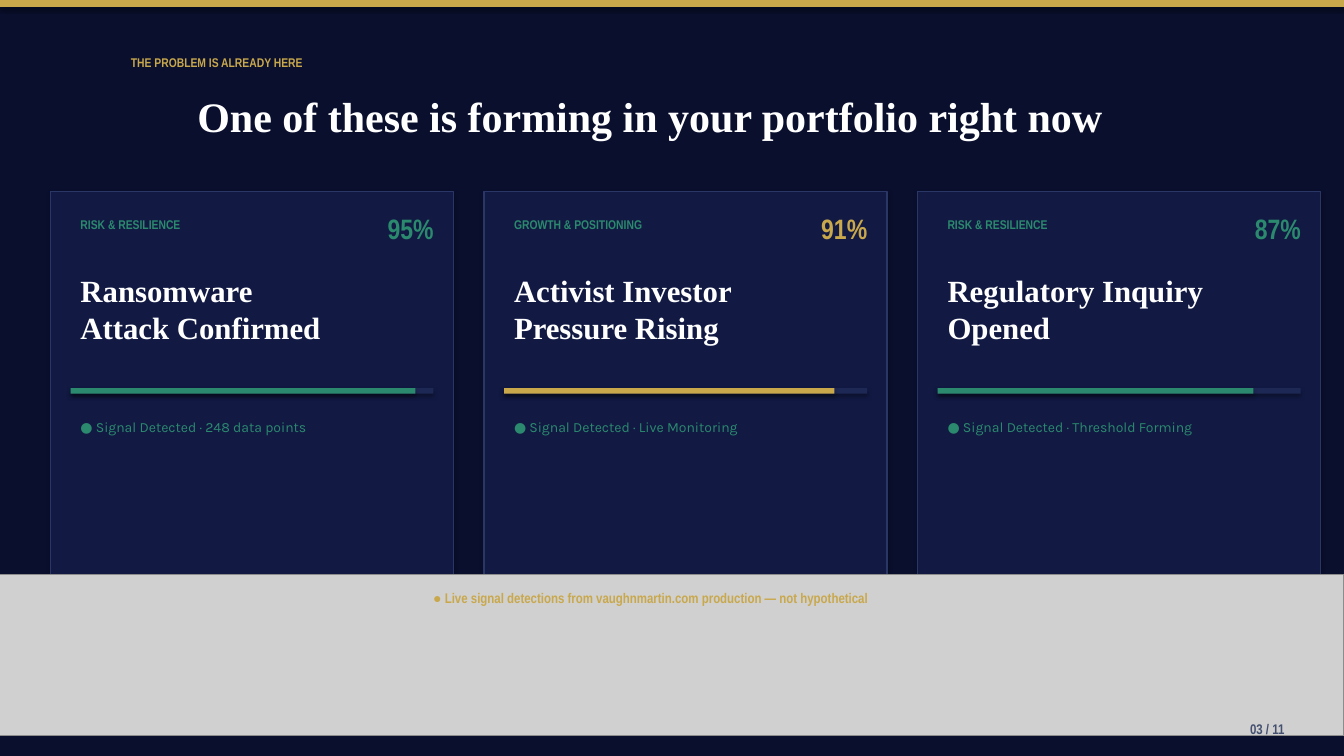
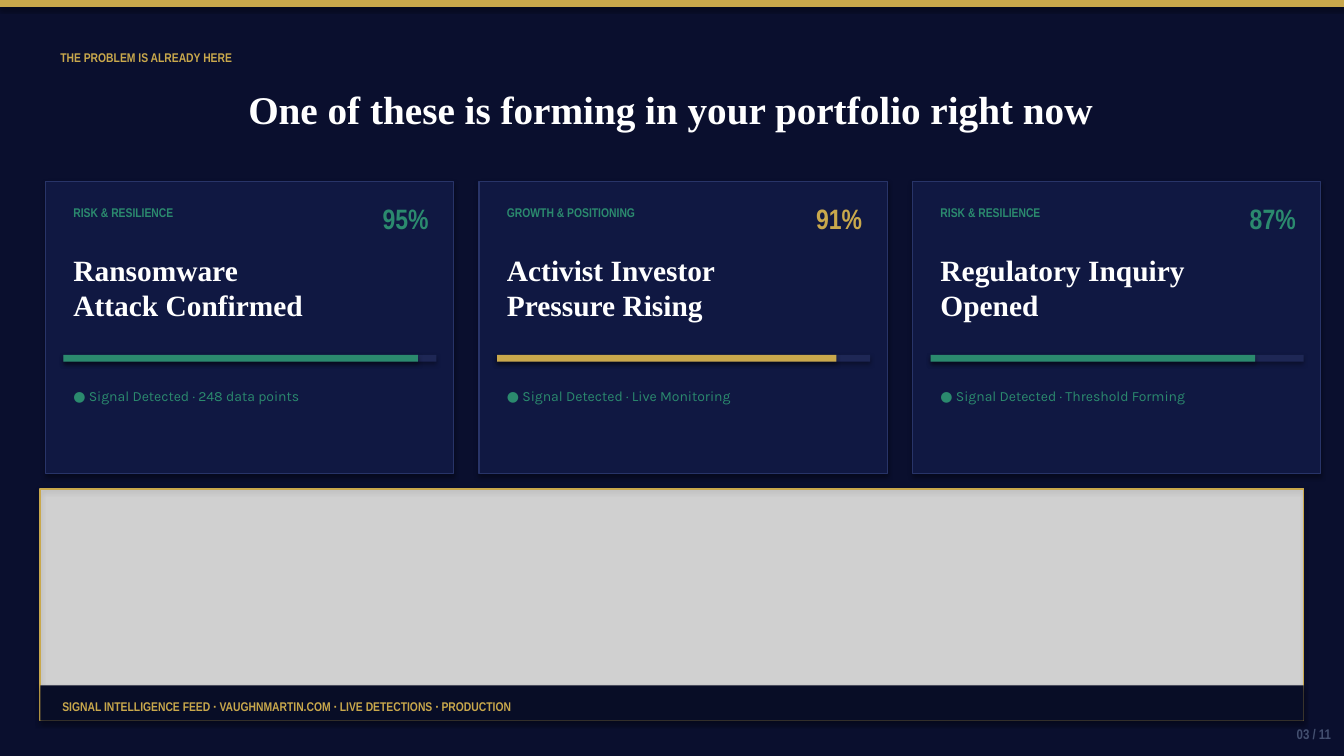
Before and after one commit to mbrunke18/CodePlatform1, a slide deck: slide 3 of attached_assets/VaughnMartin-Investor-Pitch-Deck.pptx. Drawn at 1344x756 pixels with LibreOffice and Linux fonts; fonts in the diff are those of the drawing; grey boxes stand for pictures. Boxes give left, top, right and bottom in pixels: in the first picture for what was removed or moved away, otherwise in the second. Text is boxed around its words. In the diff, an @@ line names an element or a change of style, - is before the commit and + after.

```diff
--- a/attached_assets/VaughnMartin-Investor-Pitch-Deck.pptx
+++ b/attached_assets/VaughnMartin-Investor-Pitch-Deck.pptx
@@ text "THE PROBLEM IS ALREADY HERE": place and size @@
-text "THE PROBLEM IS ALREADY HERE" at [131, 58, 303, 67]
+text "THE PROBLEM IS ALREADY HERE" at [60, 53, 232, 62]
@@ text "One of these is forming ...": place and size @@
-text "One of these is forming ..." at [197, 102, 1103, 140]
+text "One of these is forming ..." at [248, 96, 1093, 132]
@@ text "One of these is forming ..." at [248, 96, 1093, 132]: size 30 to 28 pt @@
@@ rectangle: place and size @@
-rectangle at [50, 192, 454, 575]
+rectangle at [45, 181, 454, 474]
@@ text "RISK & RESILIENCE": place and size @@
-text "RISK & RESILIENCE" at [80, 220, 180, 229]
+text "RISK & RESILIENCE" at [73, 208, 173, 217]
@@ text "95%": place and size @@
-text "95%" at [388, 219, 434, 239]
+text "95%" at [383, 209, 429, 229]
@@ rectangle: place and size @@
-rectangle at [484, 192, 887, 575]
+rectangle at [479, 181, 887, 474]
@@ text "GROWTH & POSITIONING": place and size @@
-text "GROWTH & POSITIONING" at [514, 220, 642, 229]
+text "GROWTH & POSITIONING" at [507, 208, 635, 217]
@@ text "91%": place and size @@
-text "91%" at [821, 219, 867, 240]
+text "91%" at [816, 209, 862, 230]
@@ fill #121A44 to #101842; outline #2A3666 1 pt to #283468 1 pt in 3 elements at [479, 181, 887, 474], [45, 181, 454, 474], [912, 181, 1321, 474] @@
@@ rectangle: place and size @@
-rectangle at [918, 192, 1321, 575]
+rectangle at [912, 181, 1321, 474]
@@ text "RISK & RESILIENCE": place and size @@
-text "RISK & RESILIENCE" at [948, 220, 1047, 229]
+text "RISK & RESILIENCE" at [940, 208, 1040, 217]
@@ text "87%": place and size @@
-text "87%" at [1255, 219, 1301, 239]
+text "87%" at [1250, 209, 1296, 229]
@@ text "Ransomware Attack Confirmed": place and size @@
-text "Ransomware Attack Confirmed" at [80, 282, 320, 340]
+text "Ransomware Attack Confirmed" at [73, 261, 303, 317]
@@ text "Activist Investor Pressure Rising": place and size @@
-text "Activist Investor Pressure Rising" at [514, 280, 731, 345]
+text "Activist Investor Pressure Rising" at [507, 260, 715, 322]
@@ size 22 to 21 pt in 3 elements at [507, 260, 715, 322], [73, 261, 303, 317], [940, 260, 1184, 322] @@
@@ text "Regulatory Inquiry Opened": place and size @@
-text "Regulatory Inquiry Opened" at [948, 280, 1203, 345]
+text "Regulatory Inquiry Opened" at [940, 260, 1184, 322]
@@ rectangle: place and size @@
-rectangle at [71, 388, 415, 394]
+rectangle at [64, 355, 418, 362]
@@ rectangle: place and size @@
-rectangle at [71, 388, 434, 394]
+rectangle at [64, 355, 437, 362]
@@ rectangle: place and size @@
-rectangle at [504, 388, 835, 394]
+rectangle at [497, 355, 837, 362]
@@ rectangle: place and size @@
-rectangle at [504, 388, 867, 394]
+rectangle at [497, 355, 870, 362]
@@ rectangle: place and size @@
-rectangle at [938, 388, 1253, 394]
+rectangle at [931, 355, 1255, 362]
@@ fill #1E2855 to #1E2755 in 3 elements at [497, 355, 870, 362], [64, 355, 437, 362], [931, 355, 1304, 362] @@
@@ rectangle: place and size @@
-rectangle at [938, 388, 1301, 394]
+rectangle at [931, 355, 1304, 362]
@@ text "● Signal Detected · 248 ...": place and size @@
-text "● Signal Detected · 248 ..." at [96, 422, 306, 436]
+text "● Signal Detected · 248 ..." at [89, 391, 299, 405]
@@ text "● Signal Detected · Live ...": place and size @@
-text "● Signal Detected · Live ..." at [529, 422, 737, 436]
+text "● Signal Detected · Live ..." at [522, 391, 730, 405]
@@ text "● Signal Detected · Threshold ...": place and size @@
-text "● Signal Detected · Threshold ..." at [963, 422, 1192, 436]
+text "● Signal Detected · Threshold ..." at [956, 391, 1185, 405]
@@ picture: place and size @@
-picture at [0, 575, 1344, 736]
+picture at [40, 489, 1304, 721]
@@ rectangle added at [40, 489, 1304, 721], outline #C9A84C 1.2 pt @@
@@ rectangle added at [40, 686, 1304, 721], fill #080D26 @@
@@ text at [62, 702, 511, 711]: text changed; size 10 to 9 pt @@
-● Live signal detections from vaughnmartin.com production — not hypothetical
+SIGNAL INTELLIGENCE FEED · VAUGHNMARTIN.COM · LIVE DETECTIONS · PRODUCTION
@@ text "03 / 11" at [1297, 729, 1331, 739]: alignment left to right @@
```
Also in this commit, not shown: 9 other slides changed, 1 slide added, 1 slide removed, 12 other files.
